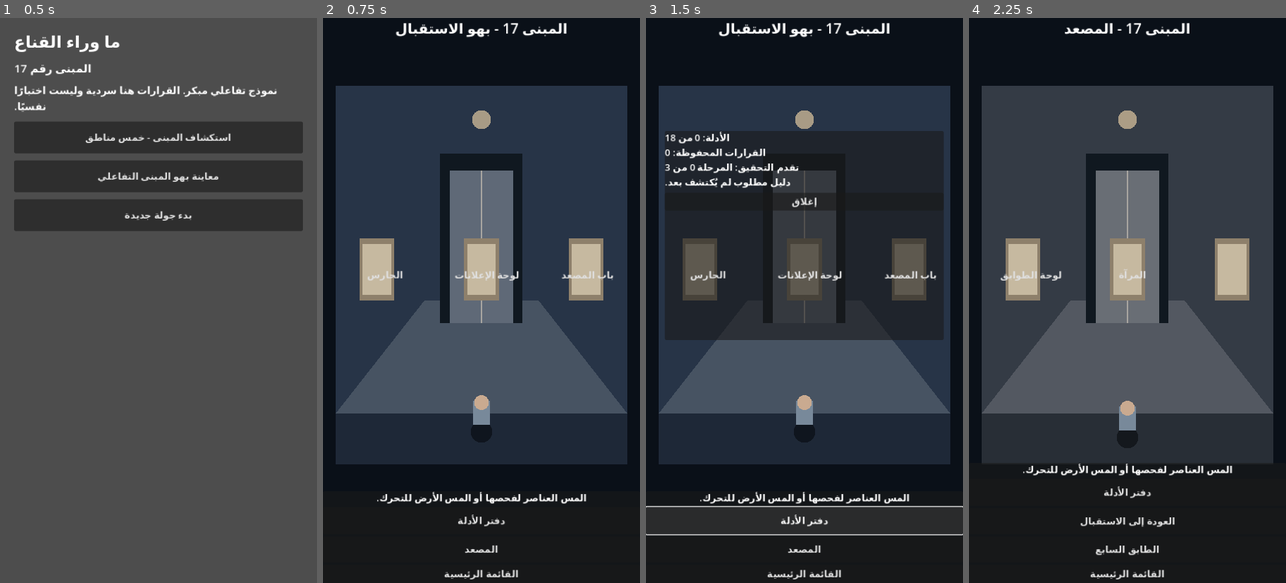
Above: before the commit, frames 1-4 (left to right).
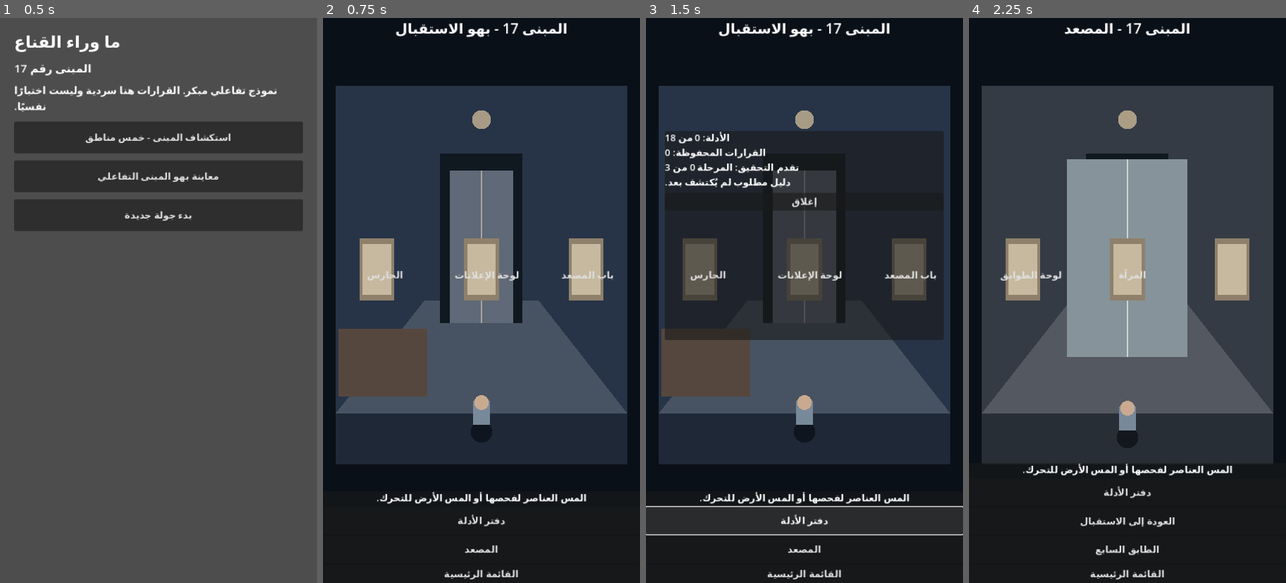
Above: after the commit, the same moments.

Repository: moh-ac-32000-del/Behind-the-Mask.-Private-
Game: Godot game, scene res://scenes/main.tscn
Two runs of this game, one before a commit and one after it. Both use one fixed random seed, a clock stepped at 60 frames per second and the inputs below.
Inputs:
- Up to frame 1 (0.5 s): no input
- Up to frame 2 (0.75 s): click "استكشاف المبنى - خمس مناطق" at 0.5 s
- Up to frame 3 (1.5 s): click "دفتر الأدلة" at 1.25 s
- Up to frame 4 (2.25 s): click "المصعد" at 2 s

Frame 1 is identical in both runs. In frame 2, 3.4% of the frame differs, in the area x 4-33%, y 55-67%; in frame 3, 2.8%; in frame 4, 12%, in the area x 30-69%, y 25-60%.

Commit message:
feat: differentiated scenery for eight exploration rooms

Diff:
--- a/scripts/exploration.gd
+++ b/scripts/exploration.gd
@@ -94,6 +94,7 @@
  draw_rect(Rect2(w*.40,h*.27,w*.20,h*.27),shade.lightened(.26))
  draw_line(Vector2(w*.5,h*.27),Vector2(w*.5,h*.54),Color("#a8a5a0"),2)
  draw_circle(Vector2(w*.5,h*.18),w*.03,Color("#dfc7a0",.7))
+ _draw_environment(w,h)
  for i in range(3):
   var px := w*(.17+.33*i)
   draw_rect(Rect2(px-w*.055,h*.39,w*.11,h*.11),Color("#8e806b"))
@@ -339,3 +340,31 @@
  _clear_actions()
  _action_button("إغلاق",func(): action_panel.hide())
  _save()
+
+func _draw_environment(w: float, h: float) -> void:
+ var accent := Color("#86939a")
+ if room == "lobby":
+  draw_rect(Rect2(w*.05,h*.55,w*.28,h*.12),Color("#56473e"))
+  draw_circle(Vector2(w*.19,h*.48),w*.035,Color("#121922"))
+ elif room == "lift":
+  draw_rect(Rect2(w*.31,h*.25,w*.38,h*.35),accent)
+  draw_line(Vector2(w*.50,h*.25),Vector2(w*.50,h*.60),Color("#d0d2d3"),3)
+ elif room == "hall":
+  draw_rect(Rect2(w*.07,h*.34,w*.22,h*.28),accent.darkened(.3))
+  draw_rect(Rect2(w*.71,h*.34,w*.22,h*.28),accent.darkened(.2))
+ elif room == "apartment":
+  draw_rect(Rect2(w*.09,h*.33,w*.34,h*.19),Color("#536d7b"))
+  draw_rect(Rect2(w*.58,h*.54,w*.30,h*.09),Color("#6a554a"))
+ elif room == "records":
+  for i in range(3):
+   draw_rect(Rect2(w*(.08+i*.30),h*.30,w*.24,h*.30),Color("#656157"))
+ elif room == "stairwell":
+  for i in range(5):
+   draw_rect(Rect2(w*(.10+i*.13),h*(.59-i*.05),w*.28,h*.045),accent.darkened(.2))
+ elif room == "roof":
+  for i in range(7):
+   draw_rect(Rect2(w*(.05+i*.13),h*.46,w*.10,h*.17),Color("#14212c"))
+  draw_line(Vector2(w*.69,h*.24),Vector2(w*.69,h*.54),accent,3)
+ elif room == "maintenance":
+  for i in range(4):
+   draw_rect(Rect2(w*(.10+i*.20),h*.36,w*.14,h*.23),Color("#5d584f"))
